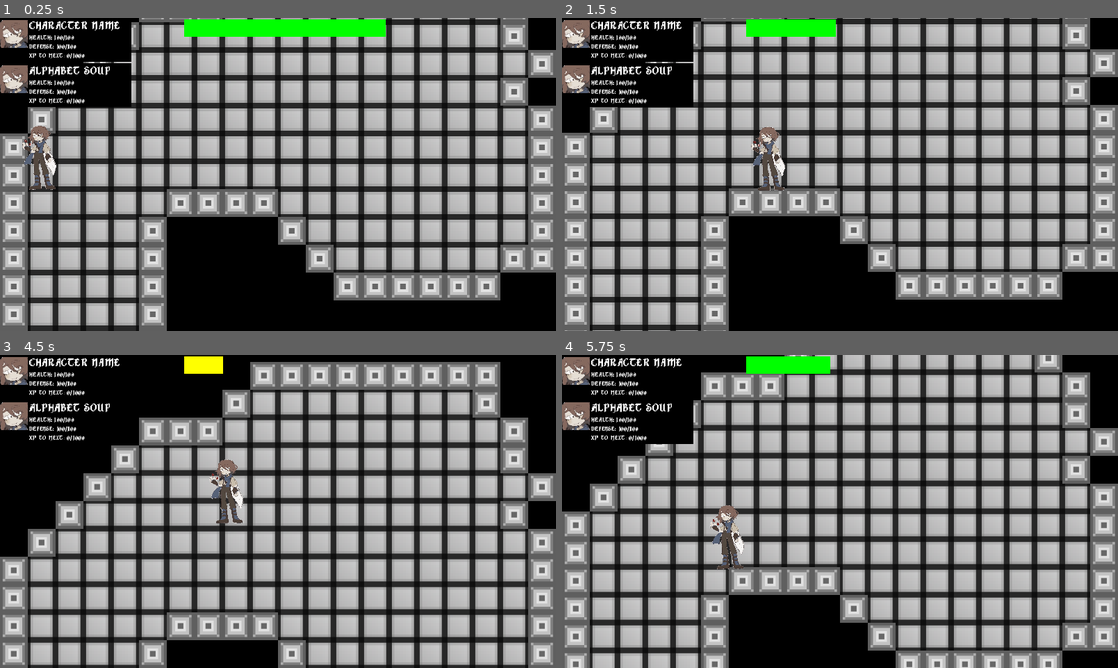
Above: before the commit, frames 1-4 (two rows, left to right).
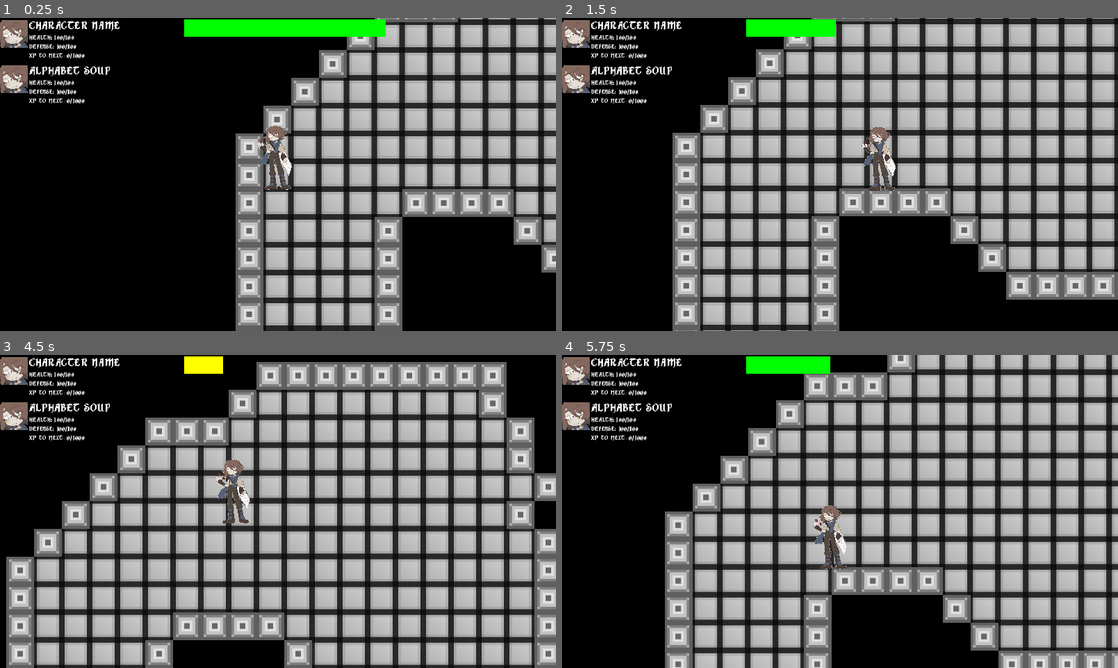
Above: after the commit, the same moments.

Repository: Xpost2000/G.G.D.C.-Team-Project
Game: Godot game, scene res://main_scene/MainGameScreen.tscn
Two runs of this game, one before a commit and one after it. Both use one fixed random seed, a clock stepped at 60 frames per second and the inputs below.
Inputs:
- Up to frame 1 (0.25 s): no input
- Up to frame 2 (1.5 s): tap Enter at 0.5 s; hold Right (ui_right) 0.53-1.28 s; hold Shift (game_sprinting_action) 0.53-1.28 s; hold Down (ui_down) from 1.28 s (still down); tap Shift (game_sprinting_action) at 1.35 s
- Up to frame 3 (4.5 s): release Down (ui_down) at 2.03 s; hold Right (ui_right) 2.03-2.78 s; hold Shift (game_sprinting_action) 2.03-2.78 s; hold Up (ui_up) 2.78-3.53 s; tap Shift (game_sprinting_action) at 2.85, 4.35 s; hold Shift (game_sprinting_action) 3.53-4.28 s; hold Left (ui_left) from 3.53 s (still down)
- Up to frame 4 (5.75 s): release Left (ui_left) at 5.03 s; hold Down (ui_down) from 5.03 s (still down); hold Shift (game_sprinting_action) from 5.03 s (still down)

The runs differ from the first frame. In frame 1, 67% of the frame differs, in the area x 0-100%, y 0-100%; in frame 2, 46%; in frame 3, 37%; in frame 4, 61%.

Commit message:
editor descriptions and some organization

Diff:
--- a/main_scene/MainGameCamera.gd
+++ b/main_scene/MainGameCamera.gd
@@ -15,7 +15,7 @@
 		limit_right = 10000000;
 		limit_bottom = 1000000;
 
-func _on_LevelTiles_notify_camera_of_level_bounds(level_bounds, tile_size):
+func notify_camera_of_level_bounds(level_bounds, tile_size):
 	current_level_bounds = Rect2(
 		level_bounds.position * tile_size,
 		level_bounds.size * tile_size
--- a/main_scene/MainGameScreen.tscn
+++ b/main_scene/MainGameScreen.tscn
@@ -1,9 +1,8 @@
-[gd_scene load_steps=10 format=2]
+[gd_scene load_steps=9 format=2]
 
 [ext_resource path="res://ui/UILayer.tscn" type="PackedScene" id=1]
 [ext_resource path="res://images/test_tiles.png" type="Texture" id=2]
 [ext_resource path="res://game/PlayerCharacter.gd" type="Script" id=3]
-[ext_resource path="res://main_scene/TestLevelTiles.gd" type="Script" id=4]
 [ext_resource path="res://images/portrait_draft.png" type="Texture" id=5]
 [ext_resource path="res://main_scene/MainGameCamera.gd" type="Script" id=6]
 
@@ -80,15 +79,44 @@
 [node name="MainGameScreen" type="Node2D"]
 
 [node name="LevelInformation" type="Node2D" parent="."]
+__meta__ = {
+"_editor_description_": "Store levels here. YOU SHOULD NEVER BE TOUCHING THIS MANUALLY.
 
-[node name="LevelTiles" type="TileMap" parent="LevelInformation"]
+Or almost never."
+}
+
+[node name="LevelDemo" type="YSort" parent="LevelInformation"]
+
+[node name="Tilesets" type="Node2D" parent="LevelInformation/LevelDemo"]
+__meta__ = {
+"_editor_description_": "This is for all the tilesets."
+}
+
+[node name="LevelTiles" type="TileMap" parent="LevelInformation/LevelDemo/Tilesets"]
 tile_set = SubResource( 2 )
 cell_quadrant_size = 32
 format = 1
 tile_data = PoolIntArray( -1572854, 0, 0, -1572853, 0, 0, -1572852, 0, 0, -1572851, 0, 0, -1572850, 0, 0, -1572849, 0,  …(6622 unchanged characters)…
-script = ExtResource( 4 )
+
+[node name="Entities" type="Node2D" parent="LevelInformation/LevelDemo"]
+__meta__ = {
+"_editor_description_": "This is for anything that is \"living\" or otherwise semi intelligent.
+
+Basically anything with a script that affects gameplay. (animating sprites or something doesn't count.)
+"
+}
+
+[node name="Props" type="Node2D" parent="LevelInformation/LevelDemo"]
+__meta__ = {
+"_editor_description_": "This is for purely cosmetic things in the background.
+
+Sprites or otherwise non \"physics\" objects exist here."
+}
 
 [node name="PersistentThings" type="Node2D" parent="."]
+__meta__ = {
+"_editor_description_": "This is stuff that stays beyond level loads. Generally this will probably just be the player."
+}
 
 [node name="PlayerCharacter" type="KinematicBody2D" parent="PersistentThings"]
 position = Vector2( 161.849, 29.7002 )
@@ -118,5 +146,4 @@
 script = ExtResource( 6 )
 
 [node name="UILayer" parent="." instance=ExtResource( 1 )]
-[connection signal="notify_camera_of_level_bounds" from="LevelInformation/LevelTiles" to="PersistentThings/MainGameCamera" method="_on_LevelTiles_notify_camera_of_level_bounds"]
 [connection signal="report_sprinting_information" from="PersistentThings/PlayerCharacter" to="UILayer" method="_on_PlayerCharacter_report_sprinting_information"]
--- a/main_scene/TestLevelTiles.gd
+++ /dev/null
@@ -1,6 +0,0 @@
-extends TileMap
-signal notify_camera_of_level_bounds(level_bounds, tile_size);
-
-func _ready():
-	var bounds = get_used_rect();
-	emit_signal("notify_camera_of_level_bounds", bounds, 64);
